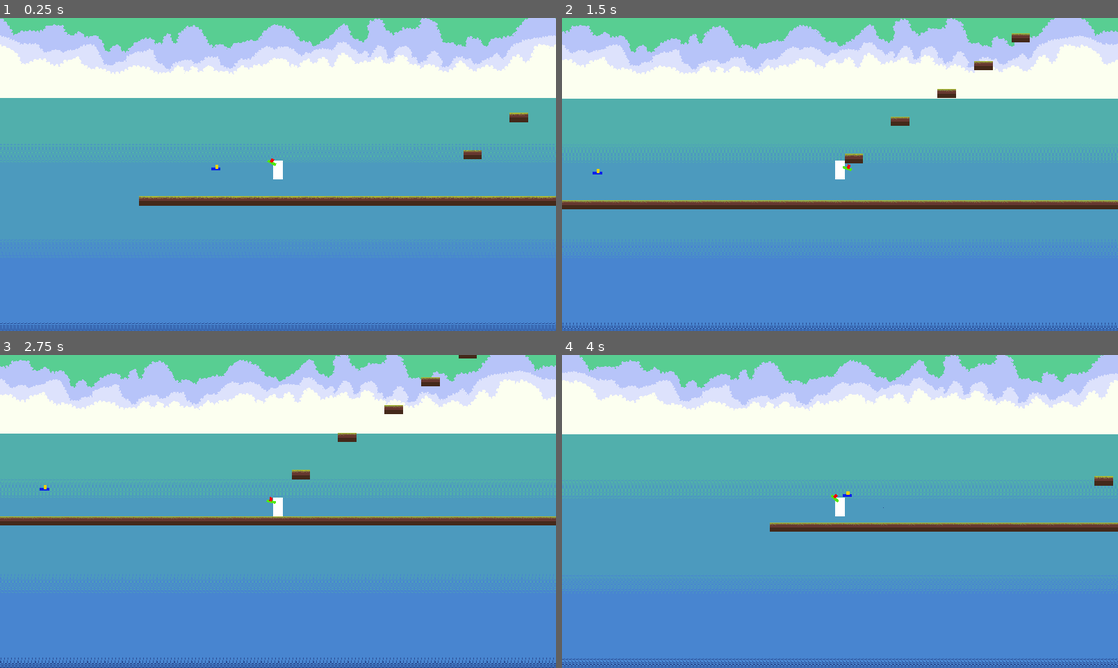
Above: before the commit, frames 1-4 (two rows, left to right).
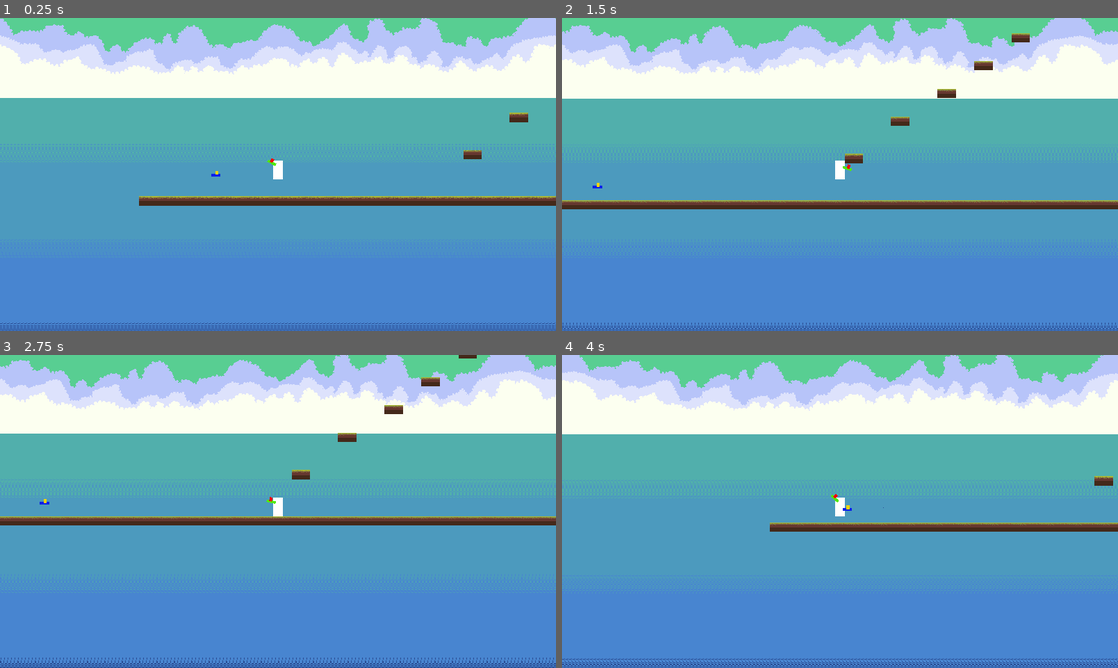
Above: after the commit, the same moments.

Repository: LuizzDutra/Remorse-of-Blue-Pen
Game: Godot game, scene res://Scenes/Levels/Level1.tscn
Same seed, same stepped clock (60 frames per second), same inputs: the game is played once before the commit and once after it. This scene is started directly instead of the project's main scene.
Inputs (mouse positions are in pixels of both pictures, inside the frame that each line leads up to):
- Up to frame 1 (0.25 s): no input
- Up to frame 2 (1.5 s): move the mouse to (812, 237) at 0.52 s; hold Shift (dash) 0.53-1.28 s; hold D (move_right) from 0.53 s (still down); tap W (jump) at 0.77 s; move the mouse to (1006, 221) at 1.27 s; tap E (interact) at 1.35 s
- Up to frame 3 (2.75 s): tap W (jump) at 1.52 s; move the mouse to (111, 464) at 2.02 s; release D (move_right) at 2.03 s; hold A (move_left) from 2.03 s (still down); click (111, 464) at 2.1 s
- Up to frame 4 (4 s): keep holding A (move_left); move the mouse to (867, 511) at 2.77 s; tap Shift (dash) at 2.85 s; tap W (jump) at 3.02, 3.77 s; move the mouse to (756, 433) at 3.52 s; tap E (interact) at 3.6 s

The runs differ from the first frame. In frame 1, less than 0.1% of the frame differs, in the area x 38-40%, y 46-51%; in frame 2, less than 0.1%, in the area x 5-8%, y 48-55%; in frame 3, less than 0.1%; in frame 4, less than 0.1%.
Error in both runs: Attempt to call function 'add_child' in base 'null instance' on a null instance. (res://Scripts/Receiver.gd:20)

Commit message:
basic enemy following

Diff:
--- a/Scripts/Enemy.gd
+++ b/Scripts/Enemy.gd
@@ -10,6 +10,10 @@
 export var health = 100 setget set_health
 export var armor = 10
 export var speed = 200
+
+var meter_unit = 64
+var gravity:Vector2 = Vector2(0, 9.8)
+var velocity = Vector2.ZERO
 
 enum {IDLE_STATE, ATTENTION_STATE, ALERT_STATE, ATTACK_STATE}
 
@@ -37,6 +41,14 @@
 			alert_routine()
 		ATTACK_STATE:
 			attack_routine()
+
+	velocity.x = 0
+	if State == ATTENTION_STATE:
+		velocity.x = speed * detect_cast.facing
+
+	velocity += gravity * meter_unit * delta
+
+	velocity = move_and_slide(velocity)
 
 
 func idle_routine():
@@ -74,6 +86,8 @@
 
 func _on_HurtBox_got_hit(dam, pen):
 	var resulting_damage = dam - (armor - pen)
+	if State != ATTACK_STATE:
+		State = ALERT_STATE
 	set_health(health - resulting_damage)
 
 
